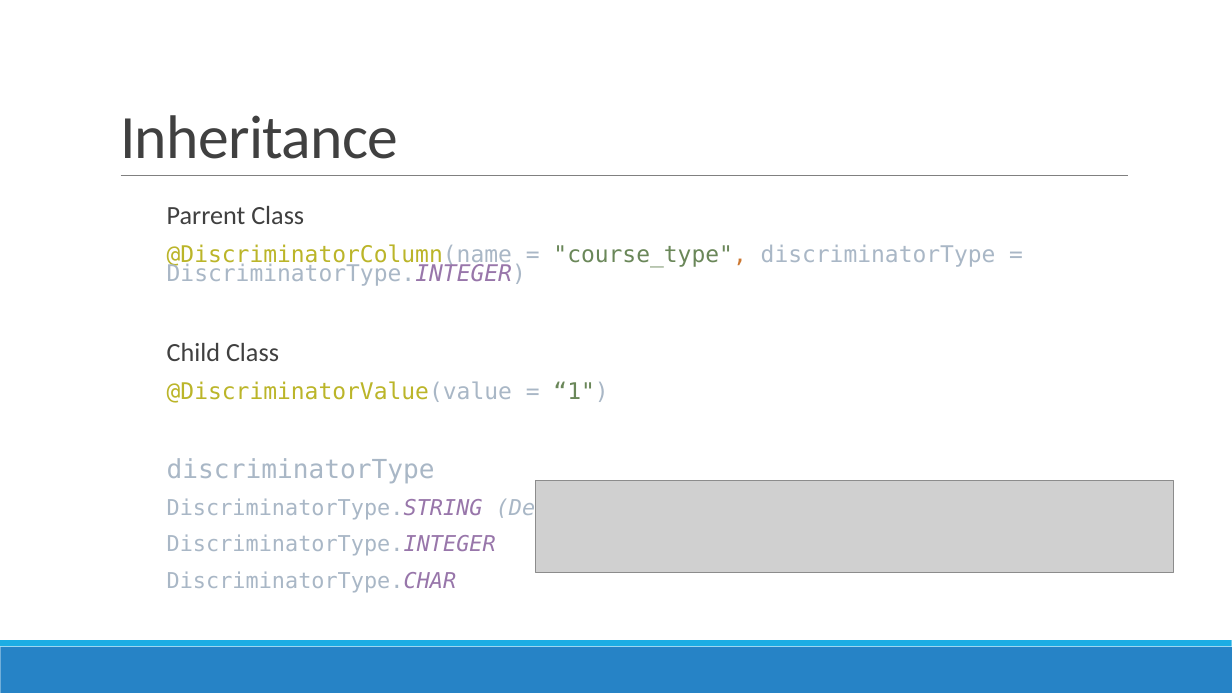
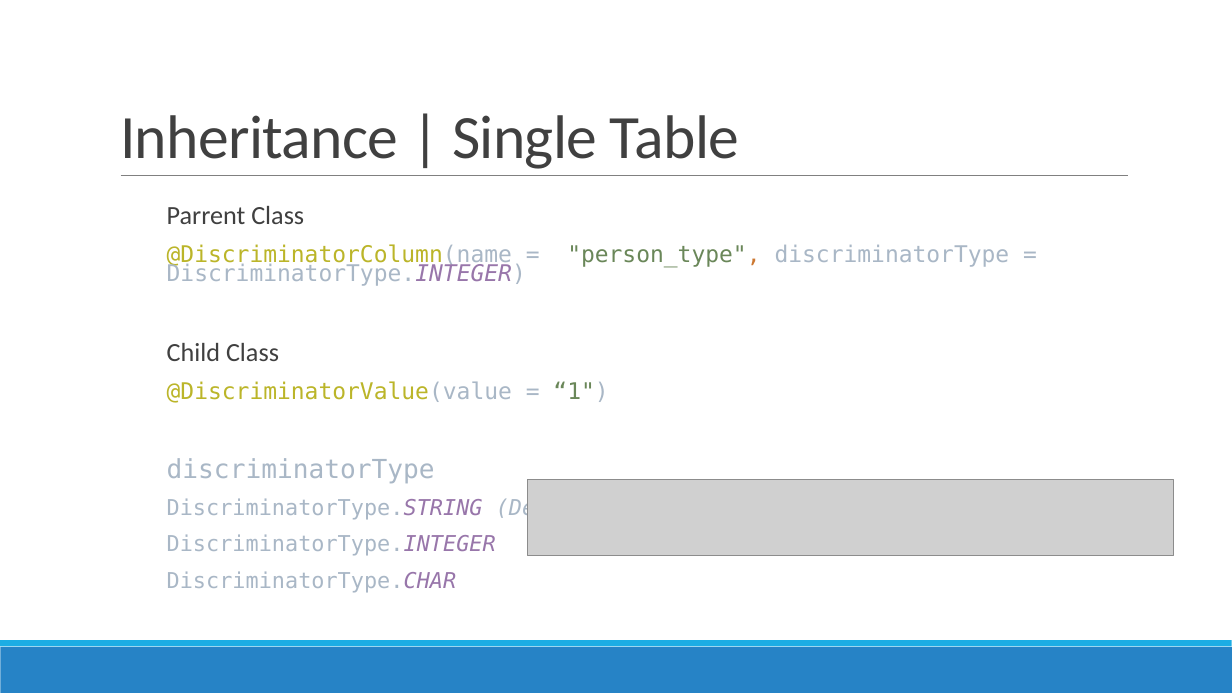
Before and after one commit to nguyenthanhtam1102/trainee-dev-vti-public, a slide deck: slide 98 of Tuần 6 - Java/Advanced Java.pptx (slide 74 before the commit). Drawn at 1232x693 pixels with LibreOffice and Linux fonts; fonts in the diff are those of the drawing; grey boxes stand for pictures. Boxes give left, top, right and bottom in pixels: in the first picture for what was removed or moved away, otherwise in the second. Text is boxed around its words. In the diff, an @@ line names an element or a change of style, - is before the commit and + after.

```diff
--- a/Tuần 6 - Java/Advanced Java.pptx
+++ b/Tuần 6 - Java/Advanced Java.pptx
@@ title at <box>120,115,739,169</box>: text changed @@
-Inheritance
+Inheritance | Single Table
@@ text at <box>167,244,1010,268</box>: text changed @@
-  @DiscriminatorColumn(name = "course_type", discriminatorType = DiscriminatorType.INTEGER)
+  @DiscriminatorColumn(name = "person_type", discriminatorType = DiscriminatorType.INTEGER)
@@ picture: place and size @@
-picture at <box>536,481,1175,572</box>
+picture at <box>527,480,1174,555</box>
```
Also in this commit, not shown: 52 other slides changed, 39 slides added, 12 slides removed.
